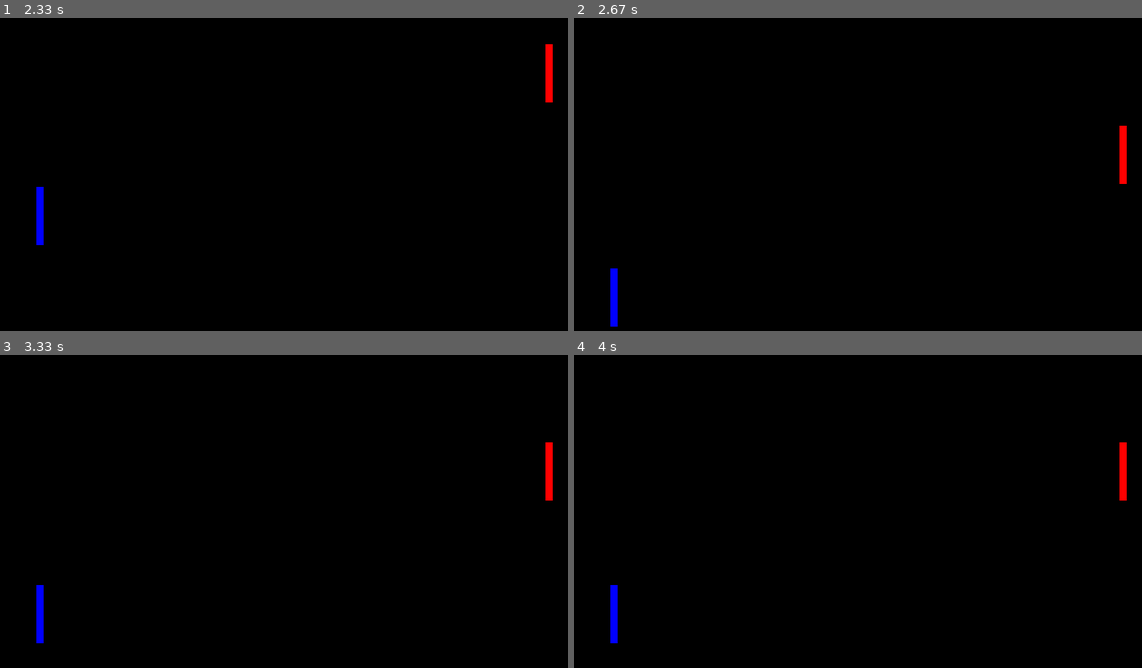
Above: before the commit, frames 1-4 (two rows, left to right).
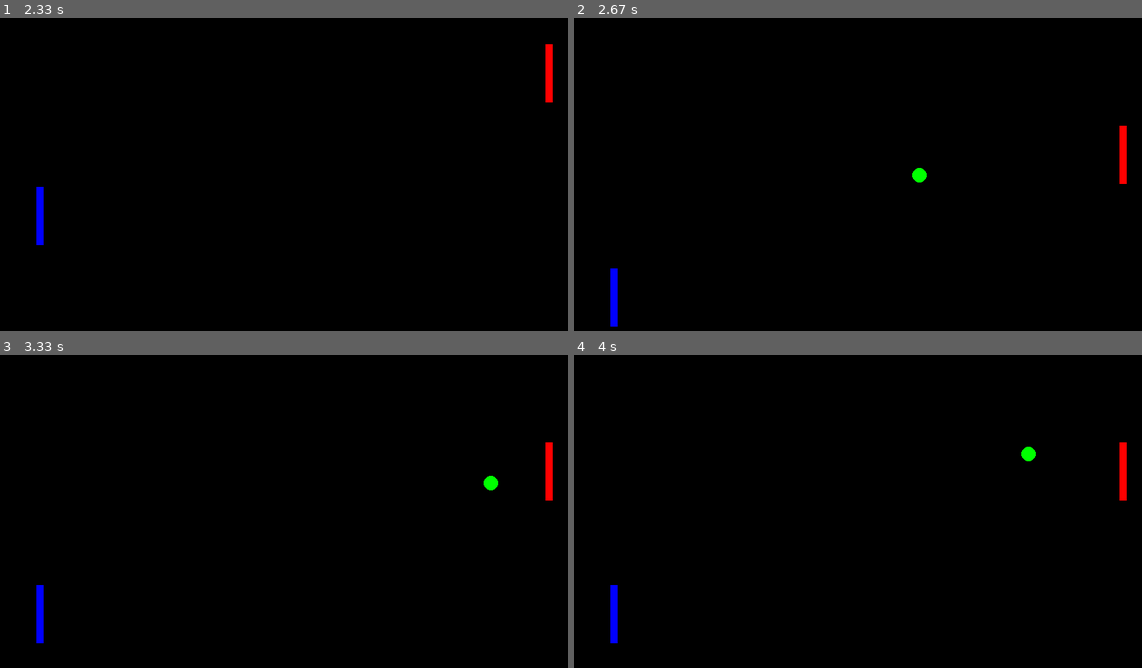
Above: after the commit, the same moments.

Repository: cwrlcarl/pygame-mini-games
Game: pygame game, started from pong-game/src/main.py
Same seed, same stepped clock (60 frames per second), same inputs: the game is played once before the commit and once after it.
Inputs:
- Up to frame 1 (2.33 s): hold Up 0.33-0.8 s; hold Down 0.83-1.13 s; hold S 0.83-1.13 s; hold Up 1.17-1.53 s; hold W 1.17-1.53 s; hold Down 1.57-1.93 s; hold S 1.57-1.93 s; hold Up 1.97-2.27 s; hold W 1.97-2.27 s; hold Down from 2.3 s (still down); hold S from 2.3 s (still down)
- Up to frame 2 (2.67 s): release Down at 2.6 s; release S at 2.6 s; hold Up from 2.63 s (still down); hold W from 2.63 s (still down)
- Up to frame 3 (3.33 s): release Up at 3 s; release W at 3 s; hold Down from 3.03 s (still down); hold S from 3.03 s (still down)
- Up to frame 4 (4 s): release Down at 3.4 s; release S at 3.4 s; hold Up 3.43-3.73 s; hold W 3.43-3.73 s; hold Down from 3.77 s (still down); hold S from 3.77 s (still down)

Frame 1 is identical in both runs. In frame 2, less than 0.1% of the frame differs, in the area x 59-63%, y 47-53%; in frame 3, less than 0.1%; in frame 4, less than 0.1%.

Commit message:
Add ball respawn game state

Diff:
--- a/pong-game/src/main.py
+++ b/pong-game/src/main.py
@@ -11,9 +11,10 @@
         self.screen = pygame.display.set_mode((SCREEN_WIDTH, SCREEN_HEIGHT))
         self.clock = pygame.time.Clock()
         self.running = True
+        self.start_time = None
         self.paddle1 = Paddle(50, SCREEN_HEIGHT // 2, (0, 0, 255))
         self.paddle2 = Paddle(SCREEN_WIDTH - 50, SCREEN_HEIGHT // 2, (255, 0, 0))
-        self.ball = Ball(SCREEN_WIDTH // 2, SCREEN_HEIGHT // 2)
+        self._spawn_ball()
 
     def draw(self):
         self.screen.fill((0, 0, 0))
@@ -36,6 +37,20 @@
                 self.ball.rect.bottom == SCREEN_HEIGHT):
             self.ball.dy *= -1
 
+    def _spawn_ball(self):
+        self.ball = Ball(SCREEN_WIDTH // 2, SCREEN_HEIGHT // 2)
+
+    def respawn_ball(self):
+        if (self.ball.rect.right < 0 or
+                self.ball.rect.left > SCREEN_WIDTH):
+            if self.start_time is None:
+                self.start_time = pygame.time.get_ticks()
+            current_time = pygame.time.get_ticks()
+            elapsed_time = current_time - self.start_time
+            if elapsed_time > 1000:
+                self._spawn_ball()
+                self.start_time = None
+
     def events(self):
         for event in pygame.event.get():
             if event.type == pygame.QUIT:
@@ -47,6 +62,7 @@
             self.draw()
             self.update()
             self.handle_collisions()
+            self.respawn_ball()
             self.events()
 
 
